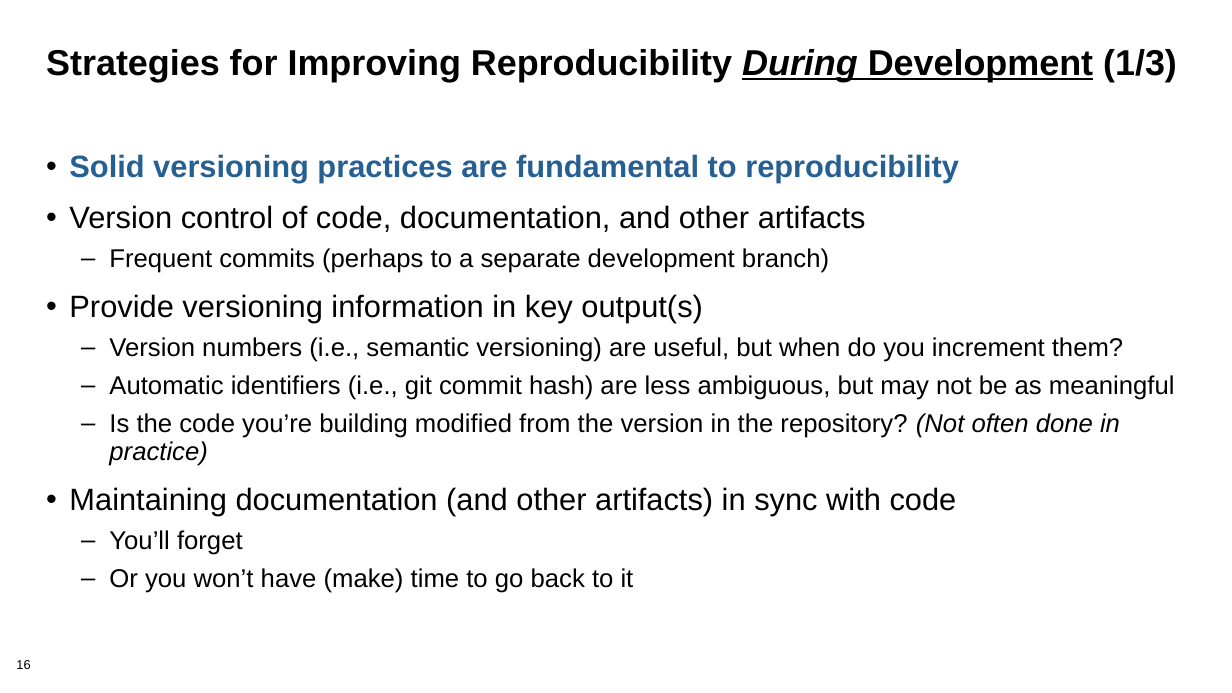
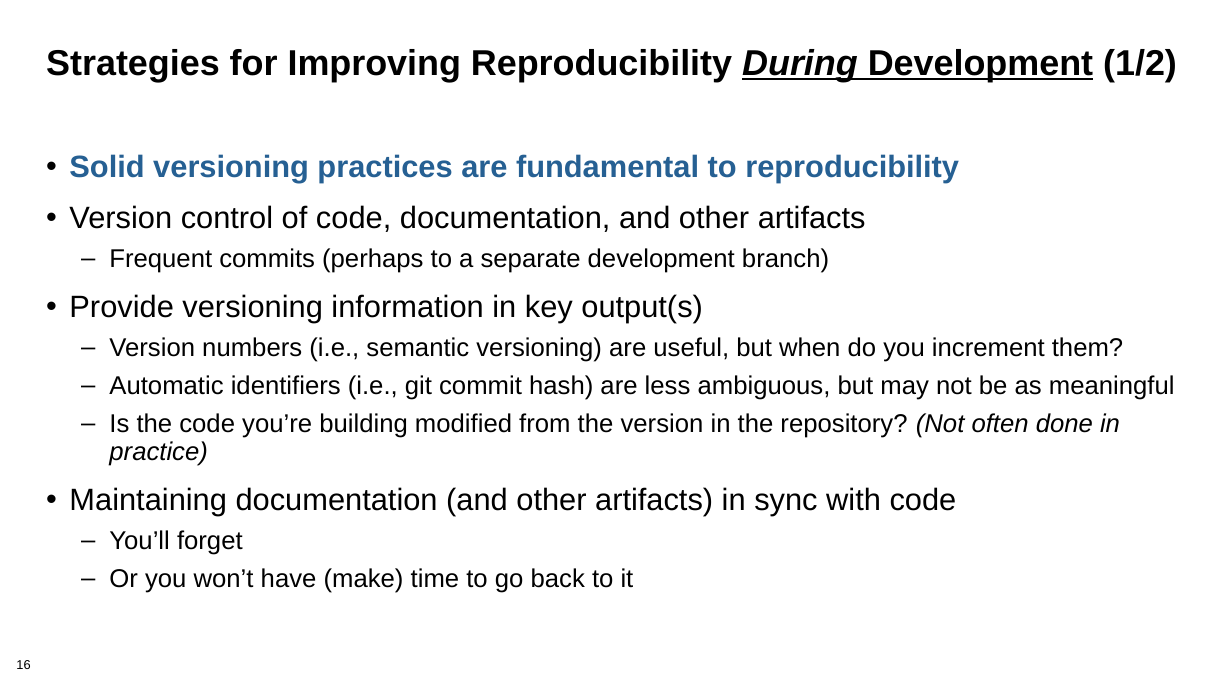
Before and after one commit to betterscientificsoftware/bssw-tutorial, a slide deck: slide 16 of presentations/SC20-reproducibility.pptx. Drawn at 1232x693 pixels with LibreOffice and Linux fonts; fonts in the diff are those of the drawing; background and template pictures are left out. Boxes give left, top, right and bottom in pixels: in the first picture for what was removed or moved away, otherwise in the second. Text is boxed around its words. In the diff, an @@ line names an element or a change of style, - is before the commit and + after.

Commit message:
Update SC reproducibility, minor change to git.

```diff
--- a/presentations/SC20-reproducibility.pptx
+++ b/presentations/SC20-reproducibility.pptx
@@ title at (46, 49, 1177, 82): text changed @@
-Strategies for Improving Reproducibility During Development (1/3)
+Strategies for Improving Reproducibility During Development (1/2)
```
Also in this commit, not shown: 5 other slides changed, 1 slide added.
